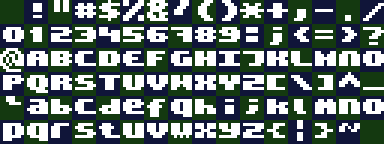
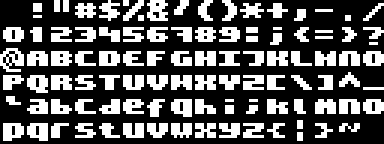
Before/after of a (384, 144) layered artwork. What changed in the layer stack:
hid "8x8 checker grid" over (0, 0, 384, 144)
